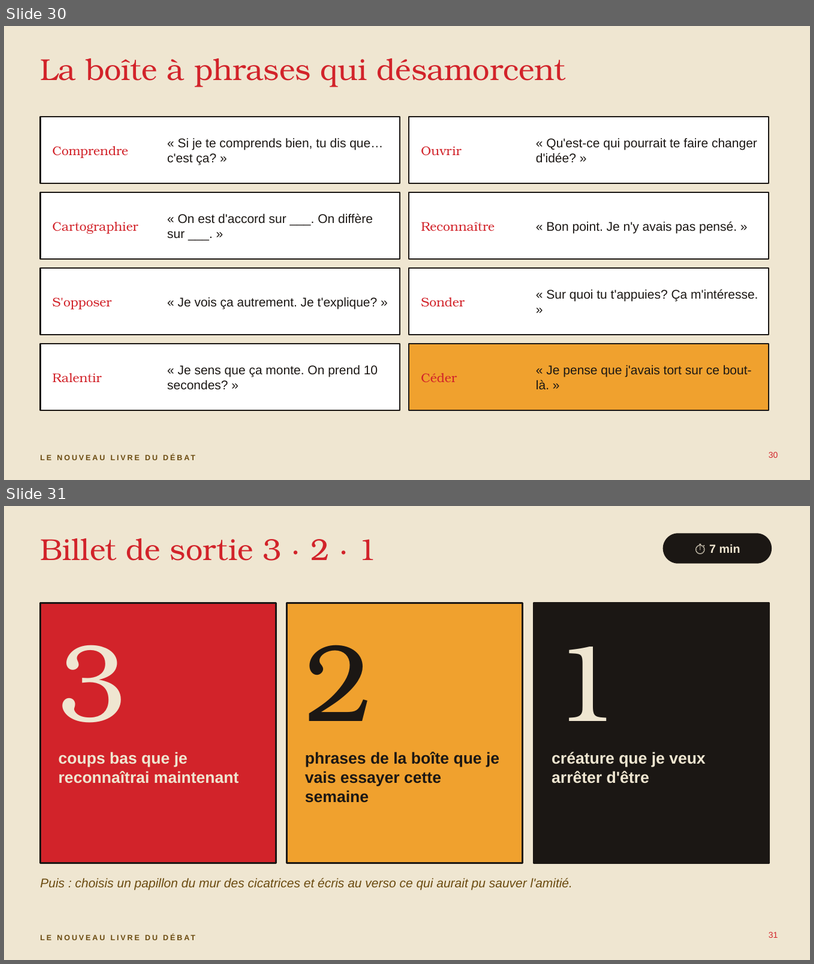
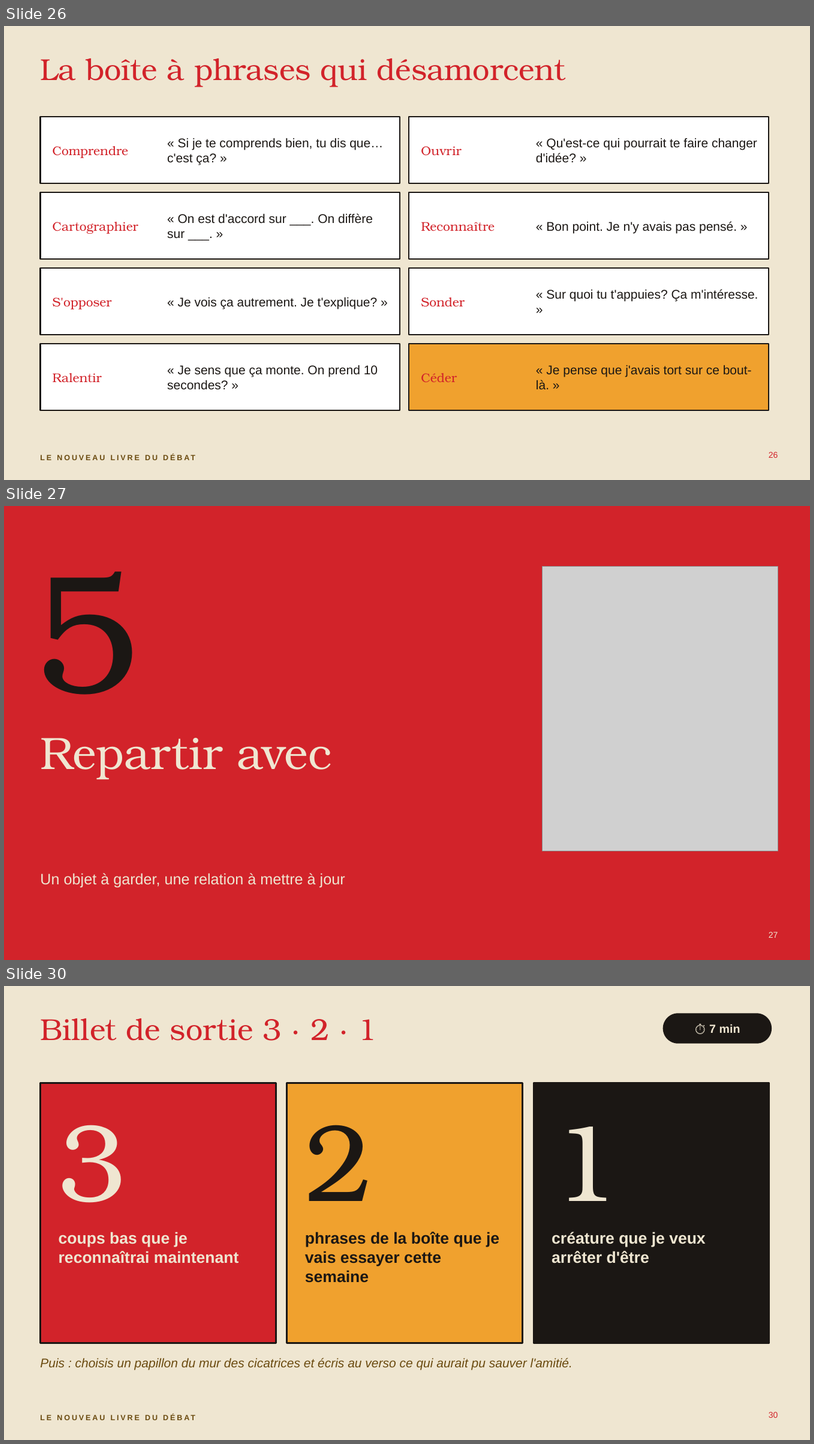
Before and after one commit to isabellepedneault111-ai/Chat-, a slide deck: debat-agreable/seminaire-confrontation-agreable.pptx. Shown one above the other, each under a label of ours: slides 30 and 31 before the commit, slides 26, 27 and 30 after it; the slides between them are not shown. The pictures are 814x964 and 814x1444 pixels, drawn with LibreOffice and Linux fonts; fonts in the diff are those of the drawing; grey boxes stand for pictures. Boxes give left, top, right and bottom in pixels: in the first picture for what was removed or moved away, otherwise in the second. Text is boxed around its words. In the diff, an @@ line names an element or a change of style, - is before the commit and + after.

```diff
--- a/debat-agreable/seminaire-confrontation-agreable.pptx
+++ b/debat-agreable/seminaire-confrontation-agreable.pptx
@@ slide 27 added at (4,506,810,960), background #D2232A @@
@@ text added at (34,571,138,694), 200 pt, text #1B1714 @@
+5
@@ picture added at (542,567,779,851) @@
@@ title added at (40,738,332,780), 54 pt, text #EFE6D1 @@
+Repartir avec
@@ text added at (40,873,345,887), 18 pt, text #EFE6D1 @@
+Un objet à garder, une relation à mettre à jour
@@ page number added at (769,931,779,937), 10 pt, text #EFE6D1 @@
+27
@@ what was slide 30 is now slide 26 @@
@@ page number at (769,451,779,457): text changed @@
-30
+26
@@ what was slide 31 is now slide 30 @@
@@ page number at (769,1411,779,1417): text changed @@
-31
+30
```
Also in this commit, not shown: 4 slides changed, 3 other slides added, 1 slide removed, 4 other files.
